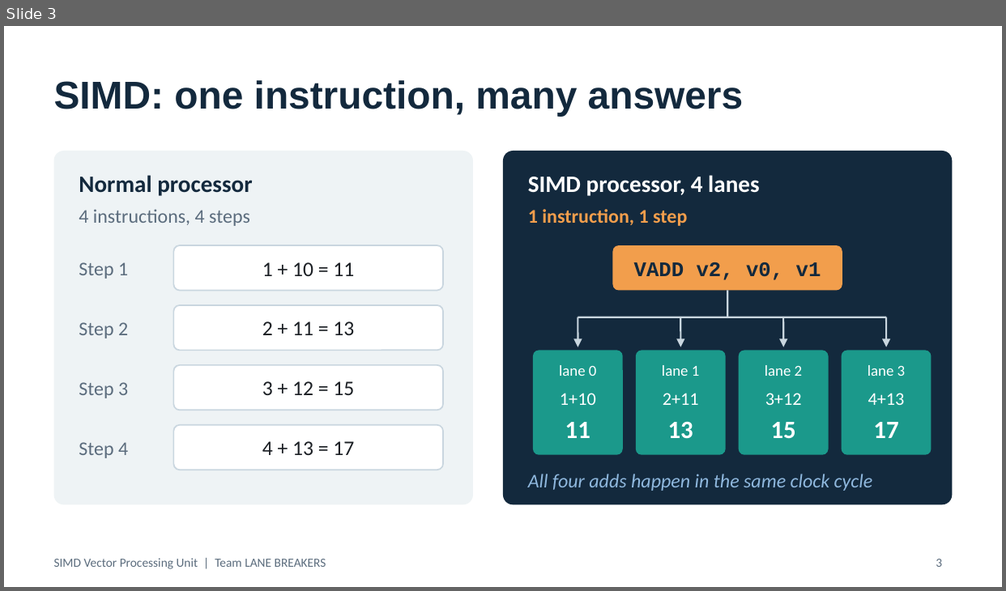
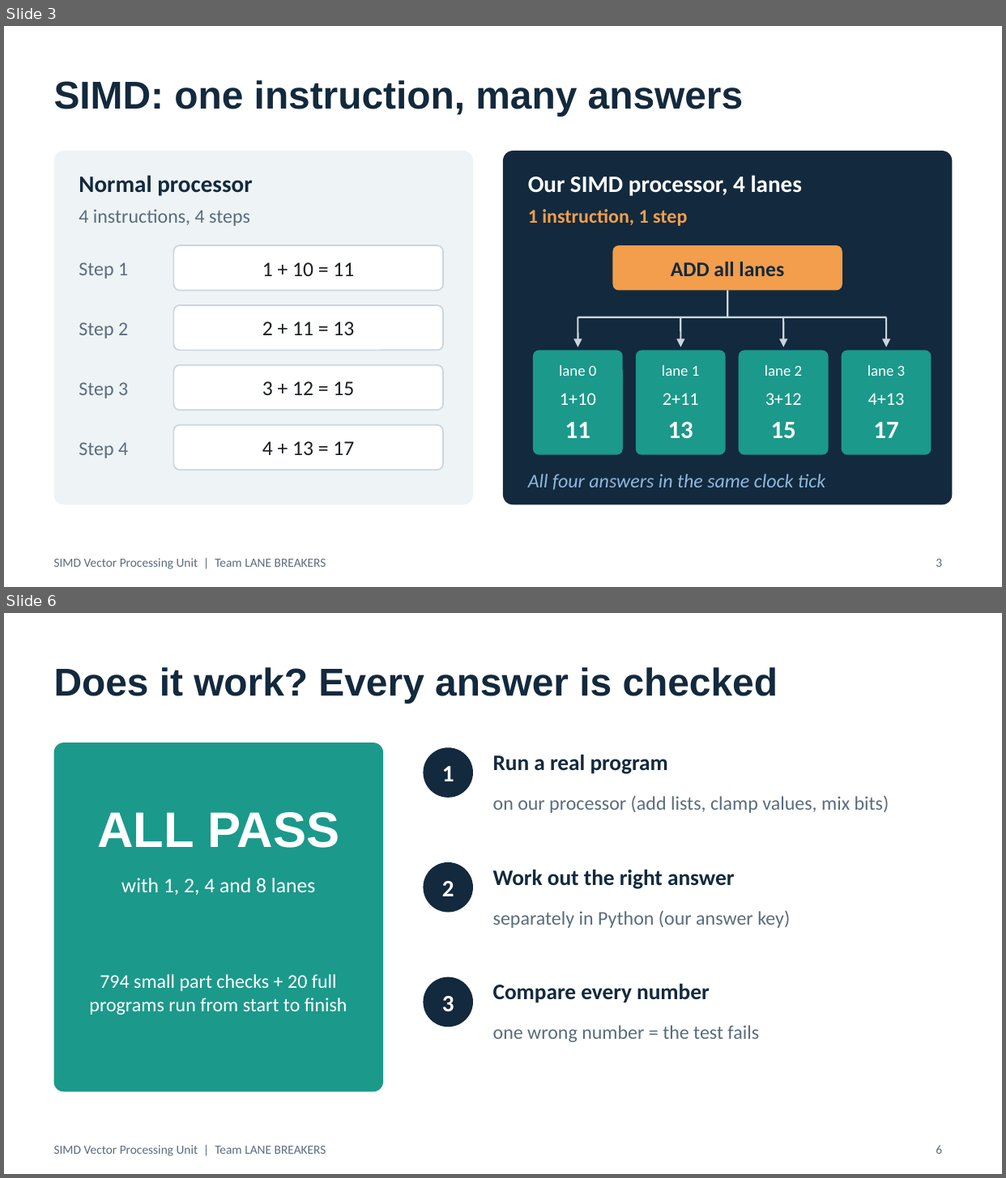
Before and after one commit to ChaitanyaSai-Meka/simd-vector-processing-unit, a slide deck: report/SIMD_VPU_Presentation.pptx. Shown one above the other, each under a label of ours: slide 3 before the commit, slides 3 and 6 after it; the slides between them are not shown. The pictures are 1006x591 and 1006x1178 pixels, drawn with LibreOffice and Linux fonts; fonts in the diff are those of the drawing. Boxes give left, top, right and bottom in pixels: in the first picture for what was removed or moved away, otherwise in the second. Text is boxed around its words. In the diff, an @@ line names an element or a change of style, - is before the commit and + after.

```diff
--- a/report/SIMD_VPU_Presentation.pptx
+++ b/report/SIMD_VPU_Presentation.pptx
@@ slide 6 added at <box>4,613,1002,1174</box>, background #FFFFFF; not listed: 1 template element that a slide beside it also shows @@
@@ title added at <box>54,667,778,703</box>, 28 pt, text #13293D, bold @@
+Does it work? Every answer is checked
@@ rounded rectangle added at <box>54,743,383,1092</box>, fill #1B998B @@
@@ ellipse added at <box>423,747,473,798</box>, fill #13293D @@
@@ text added at <box>493,754,668,774</box>, 16 pt, text #13293D, bold @@
+Run a real program
@@ text added at <box>442,766,454,781</box>, 17 pt, text #FFFFFF, bold @@
+1
@@ text added at <box>493,795,889,813</box>, 14 pt, text #5B6C7D @@
+on our processor (add lists, clamp values, mix bits)
@@ text added at <box>97,812,339,848</box>, 36 pt, text #FFFFFF, bold @@
+ALL PASS
@@ text added at <box>121,878,315,895</box>, 15 pt, text #FFFFFF @@
+with 1, 2, 4 and 8 lanes
@@ ellipse added at <box>423,862,473,913</box>, fill #13293D @@
@@ text added at <box>493,869,734,889</box>, 16 pt, text #13293D, bold @@
+Work out the right answer
@@ text added at <box>442,881,454,897</box>, 17 pt, text #FFFFFF, bold @@
+2
@@ text added at <box>493,910,790,928</box>, 14 pt, text #5B6C7D @@
+separately in Python (our answer key)
@@ text added at <box>89,974,347,1015</box>, 14 pt, text #FFFFFF @@
+794 small part checks + 20 full programs run from start to finish
@@ ellipse added at <box>423,977,473,1027</box>, fill #13293D @@
@@ text added at <box>442,996,454,1012</box>, 17 pt, text #FFFFFF, bold @@
+3
@@ text added at <box>493,983,710,1003</box>, 16 pt, text #13293D, bold @@
+Compare every number
@@ text added at <box>493,1025,759,1042</box>, 14 pt, text #5B6C7D @@
+one wrong number = the test fails
@@ page number added at <box>936,1145,942,1154</box>, 9 pt, text #5B6C7D @@
+6
@@ slide 3 changed as well @@
@@ text at <box>528,175,802,196</box>: text changed @@
-SIMD processor, 4 lanes
+Our SIMD processor, 4 lanes
@@ text at <box>671,262,784,276</box>: text changed; font Courier New to Calibri @@
-VADD v2, v0, v1
+ADD all lanes
@@ text at <box>528,474,825,490</box>: text changed @@
-All four adds happen in the same clock cycle
+All four answers in the same clock tick
```
Also in this commit, not shown: 4 other slides changed, 2 other slides added, 5 slides removed.
